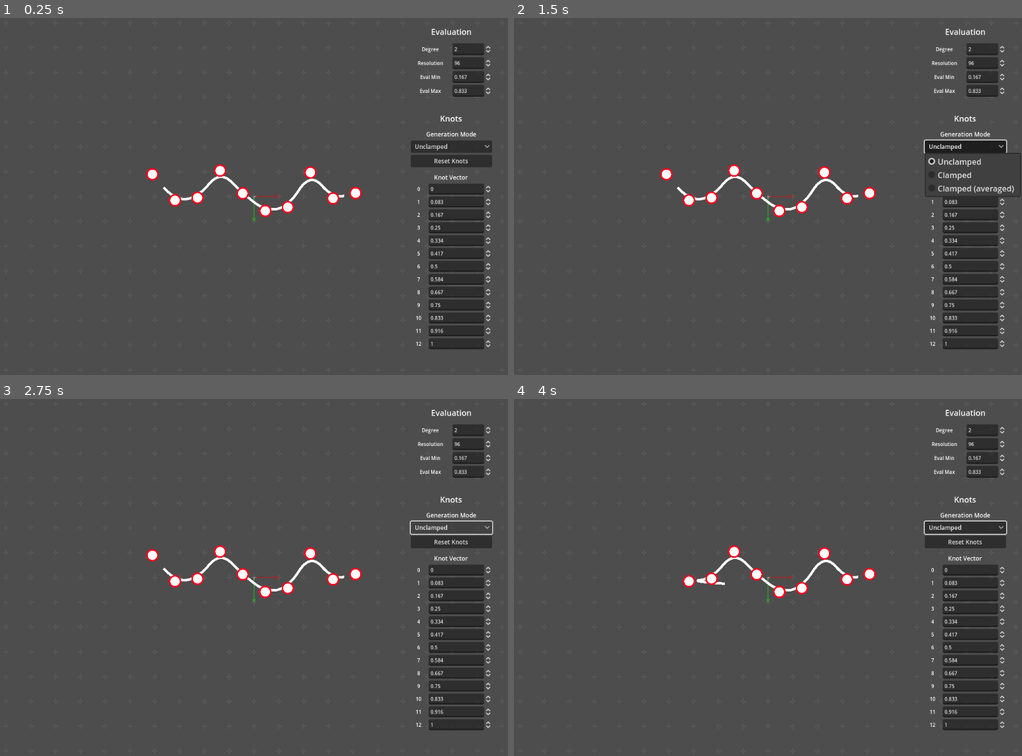
Above: before the commit, frames 1-4 (two rows, left to right).
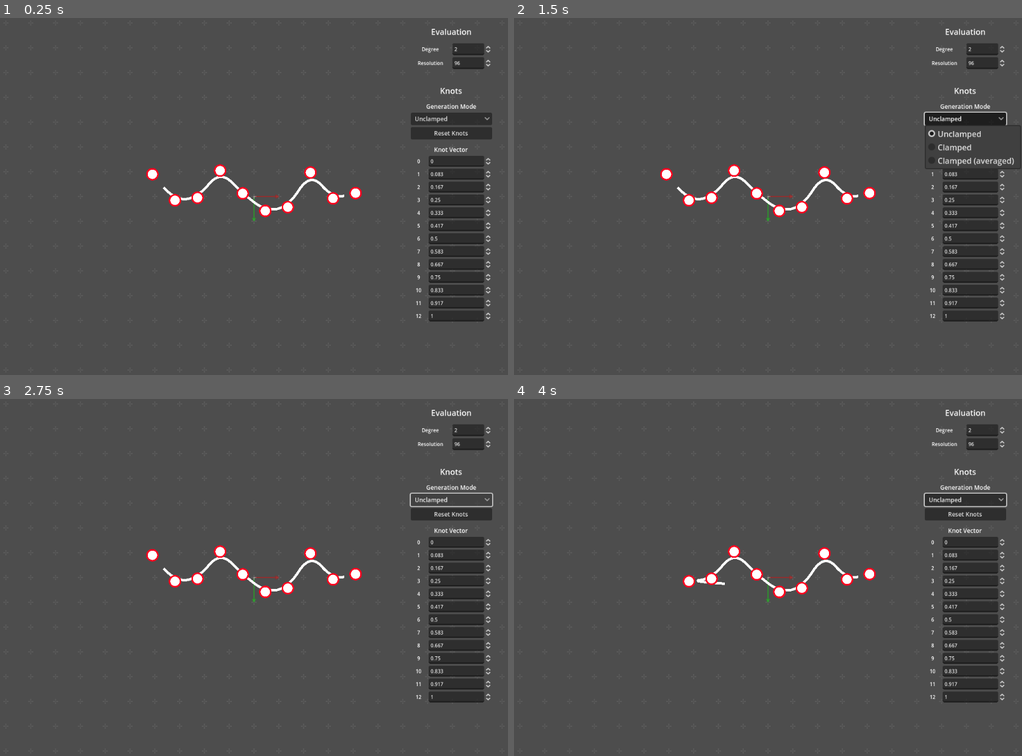
Above: after the commit, the same moments.

Repository: rapfamily4/B-spline-editor
Game: Godot game, scene res://scenes/editor.tscn
The game is run twice, just before and just after one commit, with the same random seed, the same clock (stepped at 60 frames per second) and the same inputs.
Inputs (mouse positions are in pixels of both pictures, inside the frame that each line leads up to):
- Up to frame 1 (0.25 s): no input
- Up to frame 2 (1.5 s): click "Reset Knots" at 0.5 s; click "Unclamped" at 1.25 s
- Up to frame 3 (2.75 s): click "Unclamped" at 2 s
- Up to frame 4 (4 s): click "Unclamped" at 2.75 s; tap Enter at 3.5 s; drag from (666, 556) to (778, 591) at 3.52 s

The runs differ from the first frame. In frame 1, 5.0% of the frame differs, in the area x 80-97%, y 14-93%; in frame 2, 4.6%; in frame 3, 4.4%; in frame 4, 5.3%, in the area x 80-98%, y 14-93%.

Commit message:
Simplified by removing eval range from UI.

Diff:
--- a/scenes/editor.gd
+++ b/scenes/editor.gd
@@ -12,13 +12,7 @@
 	ui.resolution_display.spin_box.value = spline.spline_resolution
 	ui.resolution_display.value_edited.connect(_on_resolution_display_edited)
 
-	ui.eval_min_display.spin_box.value = spline.evaluation_min
-	ui.eval_max_display.spin_box.value = spline.evaluation_max
-	_update_eval_range()
-	ui.eval_min_display.value_edited.connect(_on_min_display_edited)
-	ui.eval_max_display.value_edited.connect(_on_max_display_edited)
-
-	_update_knot_vector(spline.knots)
+	_init_knot_vector(spline.knots)
 	spline.knot_generation_finished.connect(_on_knot_generation_finished)
 	spline.knot_vector_sorted.connect(_on_knot_vector_sorted)
 
@@ -27,59 +21,34 @@
 	ui.knot_gen_button.pressed.connect(_on_knot_gen_button_pressed)
 
 # Handling signals from Spline.
-func _on_knot_generation_finished(knots: Array[float], eval_min: float, eval_max: float) -> void:
-	_update_knot_vector(knots)
-	_update_eval_range()
-	ui.eval_min_display.spin_box.set_value_no_signal(eval_min)
-	ui.eval_max_display.spin_box.set_value_no_signal(eval_max)
+func _on_knot_generation_finished(knots: Array[float]) -> void:
+	_init_knot_vector(knots)
 
 func _on_knot_vector_sorted(knots: Array[float]) -> void:
 	ui.refresh_knot_vector(knots)
-	_update_eval_range()
 
 # Handling signals from UI.
 func _on_degree_display_edited(value: float) -> void:
 	spline.spline_degree = int(value)
 	spline.generate_knots()
-	spline.update_curve()
 
 func _on_resolution_display_edited(value: float) -> void:
 	spline.spline_resolution = int(value)
 	spline.update_curve()
 
-func _on_min_display_edited(value: float) -> void:
-	spline.evaluation_min = value
-	ui.update_knot_ranges(spline.spline_degree, spline.CONTROL_POINTS_COUNT,
-			spline.evaluation_min, spline.evaluation_max)
-	_update_eval_range()
-	spline.update_curve()
-
-func _on_max_display_edited(value: float) -> void:
-	spline.evaluation_max = value
-	ui.update_knot_ranges(spline.spline_degree, spline.CONTROL_POINTS_COUNT,
-			spline.evaluation_min, spline.evaluation_max)
-	_update_eval_range()
-	spline.update_curve()
-
 func _on_knot_edited(index: int, value: float) -> void:
 	spline.set_knot(index, value)
-	spline.update_curve()
 
 func _on_knot_gen_dropdown_selected(value: int) -> void:
 	spline.knots_generation_mode = value as Spline.KnotsGenerationMode
 
 func _on_knot_gen_button_pressed() -> void:
 	spline.generate_knots()
-	spline.update_curve()
 
 # Support functions.
-func _update_eval_range() -> void:
-	ui.eval_min_display.set_range_no_signal(spline.knots[spline.spline_degree], spline.evaluation_max)
-	ui.eval_max_display.set_range_no_signal(spline.evaluation_min, spline.knots[spline.CONTROL_POINTS_COUNT])
-
-func _update_knot_vector(knots: Array[float]) -> void:
+func _init_knot_vector(knots: Array[float]) -> void:
 	for knot_display: KnotDisplay in ui.knot_vector.get_children():
 		knot_display.knot_edited.disconnect(_on_knot_edited)
-	ui.update_knot_vector(knots, spline.spline_degree, spline.evaluation_min, spline.evaluation_max)
+	ui.init_knot_vector(knots)
 	for knot_display: KnotDisplay in ui.knot_vector.get_children():
 		knot_display.knot_edited.connect(_on_knot_edited)
--- a/scenes/spline/spline.gd
+++ b/scenes/spline/spline.gd
@@ -1,7 +1,7 @@
 extends Node2D
 class_name Spline
 
-signal knot_generation_finished(knots: Array[float], eval_min: float, eval_max: float)
+signal knot_generation_finished(knots: Array[float])
 signal knot_vector_sorted(knots: Array[float])
 
 enum KnotsGenerationMode {
@@ -76,30 +76,20 @@
 			knots.append(float(i) / float(CONTROL_POINTS_COUNT + spline_degree))
 		print("Generated knot #" + str(i) + ":\t\t" + str(knots[i]))
 
-	if evaluation_min < knots[spline_degree]:
-		evaluation_min = knots[spline_degree]
-	if evaluation_max > knots[CONTROL_POINTS_COUNT]:
-		evaluation_max = knots[CONTROL_POINTS_COUNT]
+	evaluation_min = knots[spline_degree]
+	evaluation_max = knots[CONTROL_POINTS_COUNT]
 	print("Set evaluation range:\t[" + str(evaluation_min) + ", " + str(evaluation_max) + "]")
 
-	knot_generation_finished.emit(knots, evaluation_min, evaluation_max)
+	knot_generation_finished.emit(knots)
+	update_curve()
 
 func set_knot(index: int, value: float) -> void:
 	knots[index] = value
 	knots.sort()
-
-	var eval_range_changed: bool = false
-	if evaluation_min < knots[spline_degree]:
-		evaluation_min = knots[spline_degree]
-		eval_range_changed = true
-	if evaluation_max > knots[CONTROL_POINTS_COUNT]:
-		evaluation_max = knots[CONTROL_POINTS_COUNT]
-		eval_range_changed = true
-
-	if eval_range_changed:
-		knot_generation_finished.emit(knots, evaluation_min, evaluation_max)
-	else:
-		knot_vector_sorted.emit(knots)
+	evaluation_min = knots[spline_degree]
+	evaluation_max = knots[CONTROL_POINTS_COUNT]
+	knot_vector_sorted.emit(knots)
+	update_curve()
 
 func update_curve() -> void:
 	line_renderer.clear_points()
--- a/scenes/ui/ui.gd
+++ b/scenes/ui/ui.gd
@@ -3,14 +3,12 @@
 
 @onready var degree_display: NumberDisplay = %DegreeDisplay
 @onready var resolution_display: NumberDisplay = %ResolutionDisplay
-@onready var eval_min_display: NumberDisplay = %EvalMinDisplay
-@onready var eval_max_display: NumberDisplay = %EvalMaxDisplay
 @onready var knot_vector: Control = %KnotVector
 @onready var knot_gen_dropdown: OptionButton = %KnotGenDropdown
 @onready var knot_gen_button: Button = %KnotGenButton
 @onready var knot_display_scene: PackedScene = preload("res://scenes/ui/knot_display.tscn")
 
-func update_knot_vector(knots: Array[float], degree: int, eval_min: float, eval_max: float) -> void:
+func init_knot_vector(knots: Array[float]) -> void:
 	for knot_display: KnotDisplay in knot_vector.get_children():
 		knot_vector.remove_child(knot_display)
 	for i: int in range(knots.size()):
@@ -18,18 +16,7 @@
 		knot_display.knot_index = i
 		knot_display.startup_label_text = str(i)
 		knot_vector.add_child(knot_display)
-	update_knot_ranges(degree, knots.size() - degree - 1, eval_min, eval_max)
-	refresh_knot_vector(knots)
-
-func update_knot_ranges(degree: int, control_points_count: int, eval_min: float, eval_max: float) -> void:
-	for i: int in range(degree + control_points_count + 1):
-		var knot_display: KnotDisplay = knot_vector.get_child(i)
-		if i <= degree:
-			knot_display.set_range_no_signal(-1000, eval_min)
-		elif i >= control_points_count:
-			knot_display.set_range_no_signal(eval_max, 1000)
-		else:
-			knot_display.set_range_no_signal(eval_min, eval_max)
+		knot_display.spin_box.set_value_no_signal(float(knots[i]))
 
 func refresh_knot_vector(knots: Array[float]) -> void:
 	for i: int in range(knots.size()):
--- a/scenes/ui/ui.tscn
+++ b/scenes/ui/ui.tscn
@@ -64,16 +64,6 @@
 startup_min = 2.0
 startup_max = 1024.0
 
-[node name="EvalMinDisplay" parent="ScrollContainer/SideBar" instance=ExtResource("1_3pqlj")]
-unique_name_in_owner = true
-layout_mode = 2
-startup_label_text = "Eval Min"
-
-[node name="EvalMaxDisplay" parent="ScrollContainer/SideBar" instance=ExtResource("1_3pqlj")]
-unique_name_in_owner = true
-layout_mode = 2
-startup_label_text = "Eval Max"
-
 [node name="Separator1" type="HSeparator" parent="ScrollContainer/SideBar"]
 modulate = Color(1, 1, 1, 0)
 custom_minimum_size = Vector2(0, 24)
@@ -104,7 +94,6 @@
 layout_mode = 2
 theme = SubResource("Theme_vbm80")
 item_count = 3
-selected = 2
 popup/item_0/text = "Unclamped"
 popup/item_0/id = 0
 popup/item_1/text = "Clamped"
